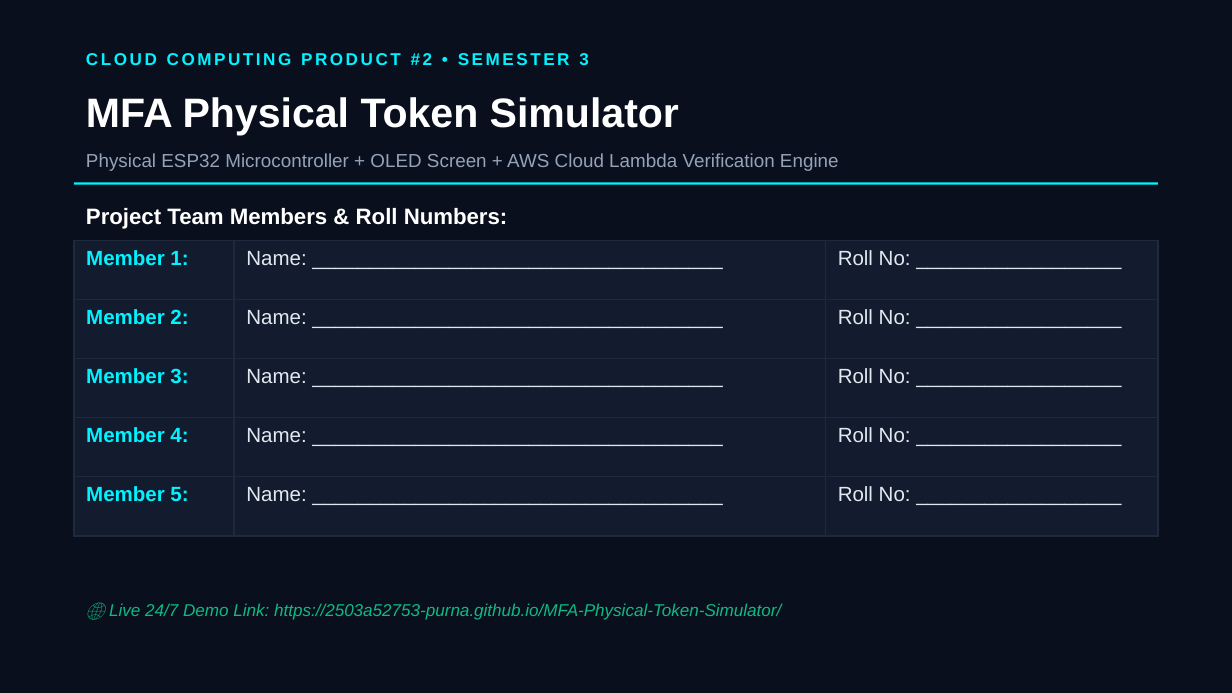
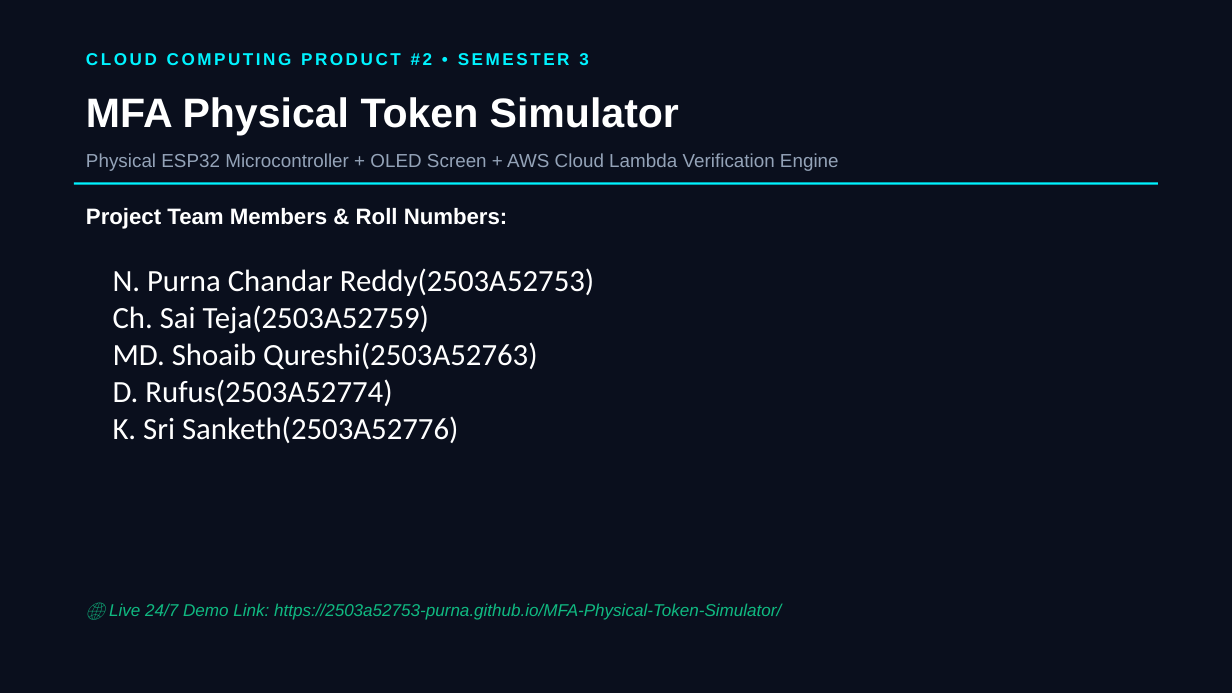
Before and after one commit to 2503a52753-Purna/MFA-Physical-Token-Simulator, a slide deck: slide 1 of MFA_Physical_Token_Simulator_Presentation.pptx. Drawn at 1232x693 pixels with LibreOffice and Linux fonts; fonts in the diff are those of the drawing. Boxes give left, top, right and bottom in pixels: in the first picture for what was removed or moved away, otherwise in the second. Text is boxed around its words. In the diff, an @@ line names an element or a change of style, - is before the commit and + after.

```diff
--- a/MFA_Physical_Token_Simulator_Presentation.pptx
+++ b/MFA_Physical_Token_Simulator_Presentation.pptx
@@ table removed at (x1=74, y1=240, x2=1158, y2=561), 5 rows, 3 columns @@
-Member 1: | Name: ____________________________________ | Roll No: __________________
-Member 2: | Name: ____________________________________ | Roll No: __________________
-Member 3: | Name: ____________________________________ | Roll No: __________________
-Member 4: | Name: ____________________________________ | Roll No: __________________
-Member 5: | Name: ____________________________________ | Roll No: __________________
@@ text added at (x1=113, y1=268, x2=594, y2=443), 18 pt, text #FFFFFF @@
+N. Purna Chandar Reddy(2503A52753)
+Ch. Sai Teja(2503A52759)
+MD. Shoaib Qureshi(2503A52763)
+D. Rufus(2503A52774)
+K. Sri Sanketh(2503A52776)
```
Also in this commit, not shown: 3 other slides changed, 2 other files.
